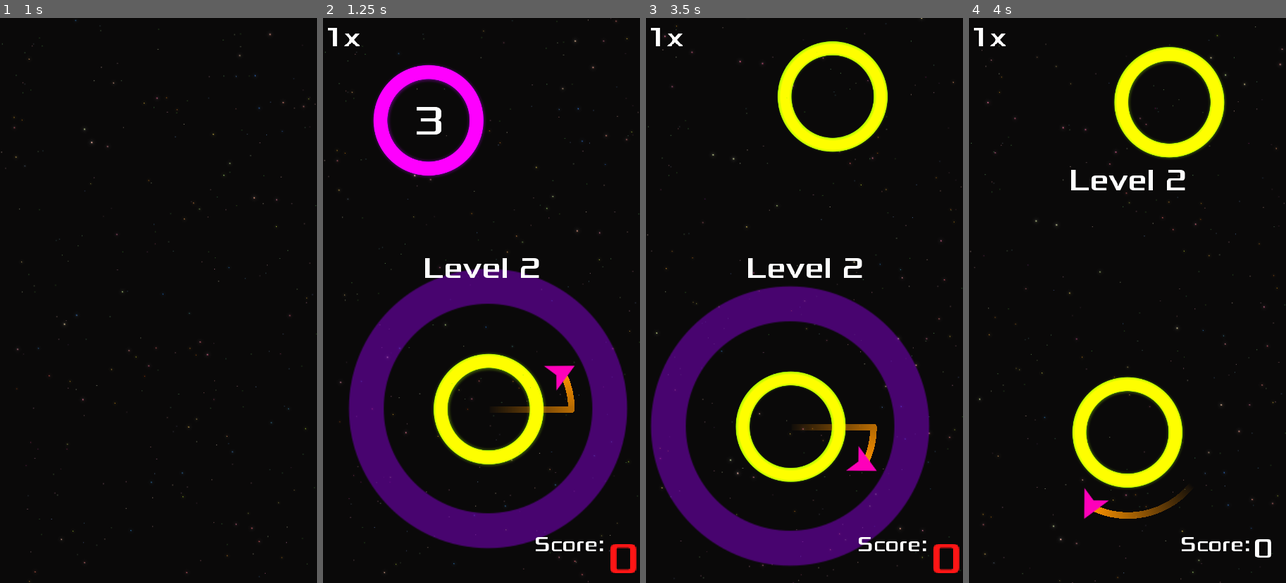
Above: before the commit, frames 1-4 (left to right).
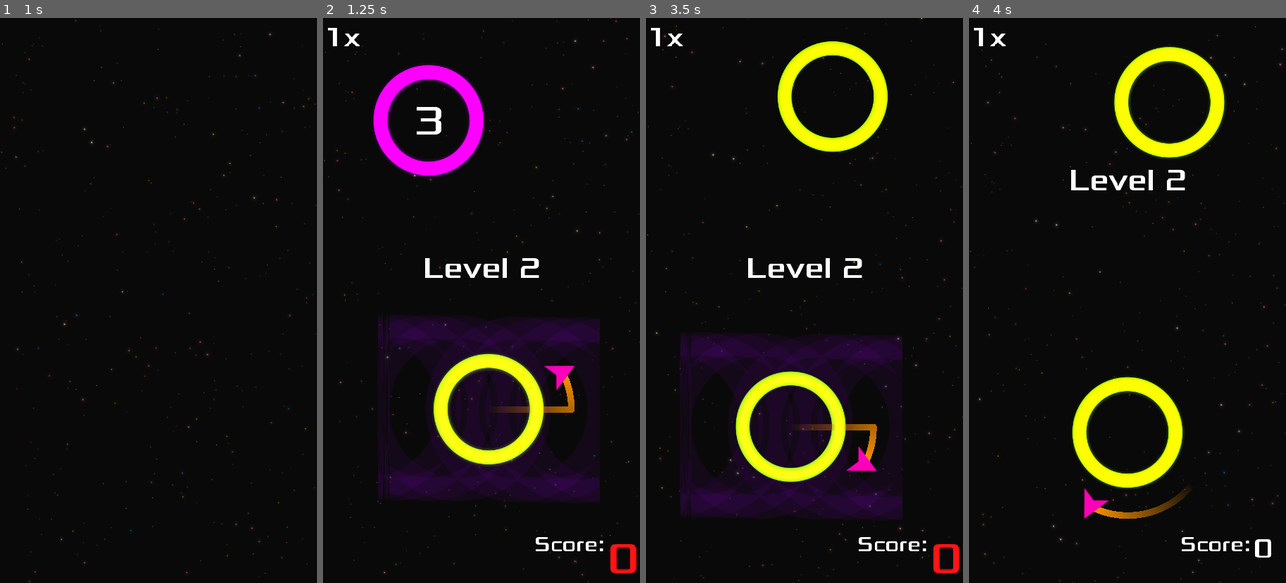
Above: after the commit, the same moments.

Repository: iustin-nita/Godot-Mobile-Game
Game: Godot game, scene res://Main.tscn
Same seed, same stepped clock (60 frames per second), same inputs: the game is played once before the commit and once after it.
Inputs (mouse positions are in pixels of both pictures, inside the frame that each line leads up to):
- Up to frame 1 (1 s): click (107, 283) at 0.5 s
- Up to frame 2 (1.25 s): no input
- Up to frame 3 (3.5 s): move the mouse to (874, 272) at 1.27 s; hold Right (ui_right) 1.28-2.03 s; click (874, 272) at 1.42 s; move the mouse to (741, 328) at 2.02 s; hold Down (ui_down) 2.03-2.75 s; click (855, 554) at 2.75 s
- Up to frame 4 (4 s): move the mouse to (1159, 176) at 3.52 s; hold Right (ui_right) from 3.53 s (still down)

Frame 1 is identical in both runs. In frame 2, 23% of the frame differs, in the area x 8-96%, y 44-94%; in frame 3, 24%, in the area x 1-90%, y 47-97%; in frame 4, nothing differs.

Commit message:
add blur 2d shader on circle landing

Diff:
--- /dev/null
+++ b/blur/DirectionalBlur.shader
@@ -0,0 +1,33 @@
+shader_type canvas_item;
+render_mode blend_mix;
+
+uniform vec4 color : hint_color;
+uniform float angle_degrees ;
+uniform sampler2D noise;
+uniform int Samples = 8; //MUST BE A MULTIPLE OF 2
+uniform float strength : hint_range(0,1.0, 0.0001);
+
+//	Directional Blur Shader
+// Adapted from https://www.shadertoy.com/view/ldBXWG
+
+vec4 DirectionalBlur(in vec2 uv, in vec2 MotionVector, in sampler2D Texture)
+{
+    vec4 Color = vec4(0.0);
+    float Noise = texture(noise,uv*20.0).x-0.485;
+
+    for (int i=1; i<=Samples/2; i++)
+    {
+	Color += texture(Texture,uv+ (float(i)*MotionVector ) /float(Samples/2)*Noise*2.0);
+	Color += texture(Texture,uv- (float(i)*MotionVector ) /float(Samples/2)*Noise*2.0);
+    }
+    return Color/(float(Samples));
+}
+
+void fragment(){
+	vec2 blur_vector = vec2(cos(radians(angle_degrees)),sin(radians(angle_degrees)))*strength;
+
+	COLOR=DirectionalBlur(UV, blur_vector*strength, TEXTURE);
+	COLOR.rgb = color.rgb;
+//	COLOR.a = texture(TEXTURE, UV).a;
+
+}
--- a/objects/Circle.tscn
+++ b/objects/Circle.tscn
@@ -1,9 +1,11 @@
-[gd_scene load_steps=15 format=2]
+[gd_scene load_steps=17 format=2]
 
 [ext_resource path="res://assets/images/circle1_n.png" type="Texture" id=1]
-[ext_resource path="res://objects/color.shader" type="Shader" id=2]
+[ext_resource path="res://blur/BlueNoise.png" type="Texture" id=2]
 [ext_resource path="res://objects/Circle.gd" type="Script" id=3]
 [ext_resource path="res://assets/audio/89.ogg" type="AudioStream" id=4]
+[ext_resource path="res://shockwave/Shockwave.tscn" type="PackedScene" id=5]
+[ext_resource path="res://blur/DirectionalBlur.shader" type="Shader" id=6]
 
 [sub_resource type="Shader" id=1]
 code = "shader_type canvas_item;
@@ -32,8 +34,12 @@
 shader_param/width = 0.173
 
 [sub_resource type="ShaderMaterial" id=3]
-shader = ExtResource( 2 )
+shader = ExtResource( 6 )
 shader_param/color = Color( 0.454902, 0, 0.721569, 1 )
+shader_param/angle_degrees = 0.848
+shader_param/Samples = 8
+shader_param/strength = 1.0
+shader_param/noise = ExtResource( 2 )
 
 [sub_resource type="CircleShape2D" id=4]
 radius = 133.955
@@ -47,10 +53,10 @@
 tracks/0/imported = false
 tracks/0/enabled = true
 tracks/0/keys = {
-"times": PoolRealArray( 0, 0.5 ),
-"transitions": PoolRealArray( 4.14106, 1 ),
-"update": 0,
-"values": [ Vector2( 1.6, 1.6 ), Vector2( 0, 0 ) ]
+"times": PoolRealArray( 0, 0.3, 0.5 ),
+"transitions": PoolRealArray( 4.14106, 4.14106, 1 ),
+"update": 0,
+"values": [ Vector2( 1, 1 ), Vector2( 1.6, 1.6 ), Vector2( 0, 0 ) ]
 }
 tracks/1/type = "value"
 tracks/1/path = NodePath("SpriteEffect:modulate")
@@ -59,7 +65,7 @@
 tracks/1/imported = false
 tracks/1/enabled = true
 tracks/1/keys = {
-"times": PoolRealArray( 0, 0.4 ),
+"times": PoolRealArray( 0, 0.5 ),
 "transitions": PoolRealArray( 1, 1 ),
 "update": 0,
 "values": [ Color( 1, 1, 1, 1 ), Color( 1, 1, 1, 0 ) ]
@@ -76,6 +82,18 @@
 "update": 1,
 "values": [ true ]
 }
+tracks/3/type = "value"
+tracks/3/path = NodePath("SpriteEffect:material:shader_param/strength")
+tracks/3/interp = 1
+tracks/3/loop_wrap = true
+tracks/3/imported = false
+tracks/3/enabled = true
+tracks/3/keys = {
+"times": PoolRealArray( 0, 0.1, 0.3, 0.5 ),
+"transitions": PoolRealArray( 1, 12.1257, 12.1257, 12.1257 ),
+"update": 0,
+"values": [ 0.0, 1.0, 0.5, 1.0 ]
+}
 
 [sub_resource type="Animation" id=6]
 length = 0.4
@@ -154,7 +172,6 @@
 texture = ExtResource( 1 )
 
 [node name="SpriteEffect" type="Sprite" parent="."]
-visible = false
 modulate = Color( 1, 1, 1, 0 )
 material = SubResource( 3 )
 scale = Vector2( 1e-05, 1e-05 )
@@ -199,4 +216,11 @@
 [node name="MoveTween" type="Tween" parent="."]
 
 [node name="SizeTween" type="Tween" parent="."]
+
+[node name="Shockwave2" parent="." instance=ExtResource( 5 )]
+visible = false
+amount = 5
+speed_scale = 1.46
+explosiveness = 0.14
+randomness = 0.4
 [connection signal="tween_completed" from="MoveTween" to="." method="set_tween"]
--- /dev/null
+++ b/shockwave/Shockwave.tscn
@@ -0,0 +1,32 @@
+[gd_scene load_steps=7 format=2]
+
+[ext_resource path="res://assets/images/white_ring.png" type="Texture" id=1]
+
+[sub_resource type="Gradient" id=1]
+offsets = PoolRealArray( 0.640927, 1 )
+colors = PoolColorArray( 1, 1, 1, 1, 1, 1, 1, 0 )
+
+[sub_resource type="GradientTexture" id=2]
+gradient = SubResource( 1 )
+
+[sub_resource type="Curve" id=3]
+_data = [ Vector2( 0, 0 ), 0.0, 2.02287, 0, 0, Vector2( 1, 1 ), 0.0, 0.0, 0, 0 ]
+
+[sub_resource type="CurveTexture" id=4]
+curve = SubResource( 3 )
+
+[sub_resource type="ParticlesMaterial" id=5]
+flag_disable_z = true
+gravity = Vector3( 0, 0, 0 )
+orbit_velocity = 0.0
+orbit_velocity_random = 0.0
+scale = 5.0
+scale_curve = SubResource( 4 )
+color_ramp = SubResource( 2 )
+
+[node name="Shockwave" type="Particles2D"]
+amount = 3
+lifetime = 2.0
+local_coords = false
+process_material = SubResource( 5 )
+texture = ExtResource( 1 )
--- /dev/null
+++ b/shockwave/displacement_material.tres
@@ -0,0 +1,8 @@
+[gd_resource type="ShaderMaterial" load_steps=2 format=2]
+
+[ext_resource path="res://Shockwave/displacement_shader.shader" type="Shader" id=1]
+
+[resource]
+resource_local_to_scene = true
+shader = ExtResource( 1 )
+shader_param/displacement_amount = 5.0
--- /dev/null
+++ b/shockwave/displacement_shader.shader
@@ -0,0 +1,14 @@
+shader_type canvas_item;
+
+//Shader that displays the main viewport, but uses the displacement mask to
+//distort the UVs and generate a shockwave or heattrail-like effect.
+
+uniform float displacement_amount = 5.0;
+uniform sampler2D displacement_mask;
+
+void fragment() {
+	float uv_displace_amount = displacement_amount * 1.0 / float(textureSize(TEXTURE, 0).x);
+	vec4 displacement = texture(displacement_mask, UV);
+	vec2 displacement_uv = UV + displacement.xy * uv_displace_amount;
+	COLOR = texture(TEXTURE, displacement_uv);
+}
Binary file added: assets/images/circle1_n large.png
Not shown, added: assets/images/circle1_n large.png.import
Binary file added: assets/images/white_glowing_circle.png
Not shown, added: assets/images/white_glowing_circle.png.import
Binary file added: assets/images/white_ring.png
Not shown, added: assets/images/white_ring.png.import
Binary file added: blur/BlueNoise.png
Not shown, added: blur/BlueNoise.png.import
Not shown: 4 places in objects/Circle.tscn that only renumber resources
Not shown, changed: .DS_Store
Not shown, changed: assets/.DS_Store
